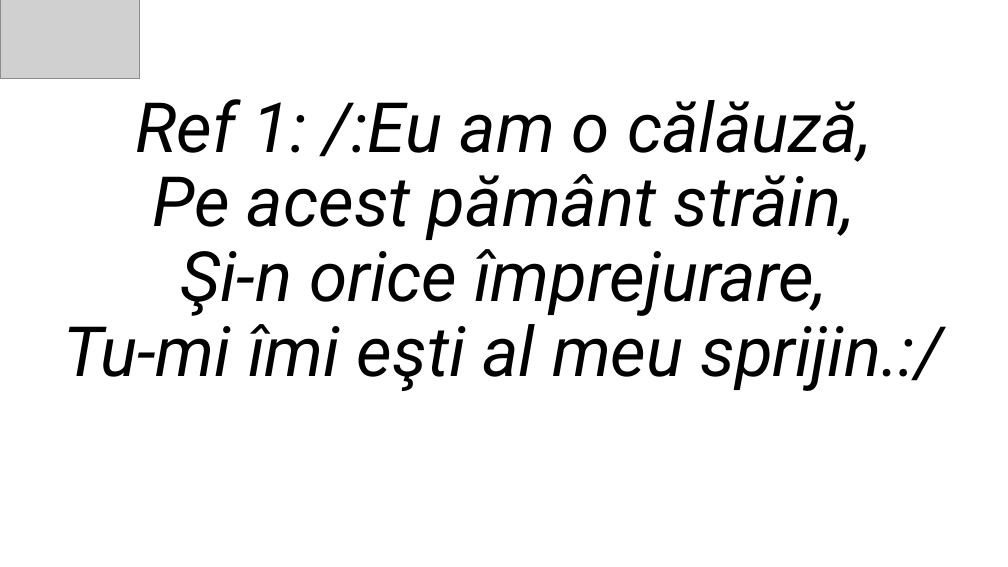
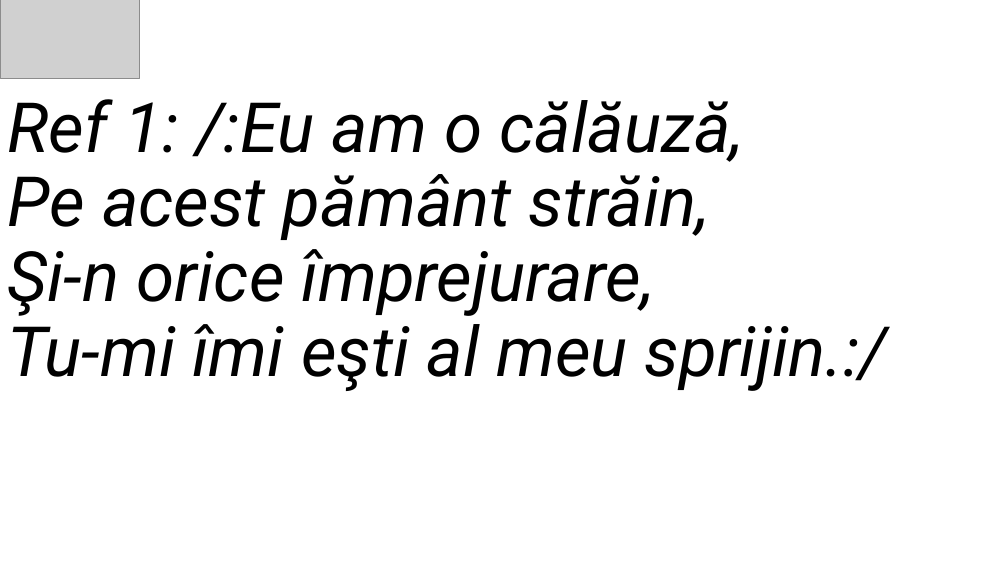
Before and after one commit to TimCatana/krpc-pptx-script, a slide deck: slide 3 of Pe Tin te laud Isuse not finished.pptx. Drawn at 1008x567 pixels with LibreOffice and Linux fonts; fonts in the diff are those of the drawing; grey boxes stand for pictures. Boxes give left, top, right and bottom in pixels: in the first picture for what was removed or moved away, otherwise in the second. Text is boxed around its words. In the diff, an @@ line names an element or a change of style, - is before the commit and + after.

```diff
--- a/Pe Tin te laud Isuse not finished.pptx
+++ b/Pe Tin te laud Isuse not finished.pptx
@@ title "Ref 1: /:Eu am o ..." at [8,99,888,391]: alignment centre to left @@
```
Also in this commit, not shown: 3 other slides changed, 5 other files.
